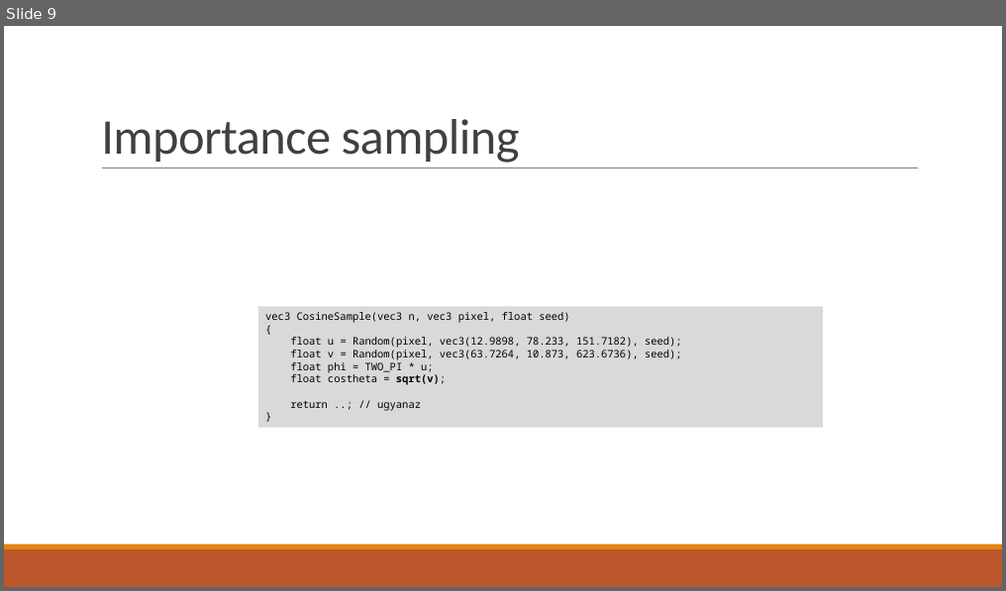
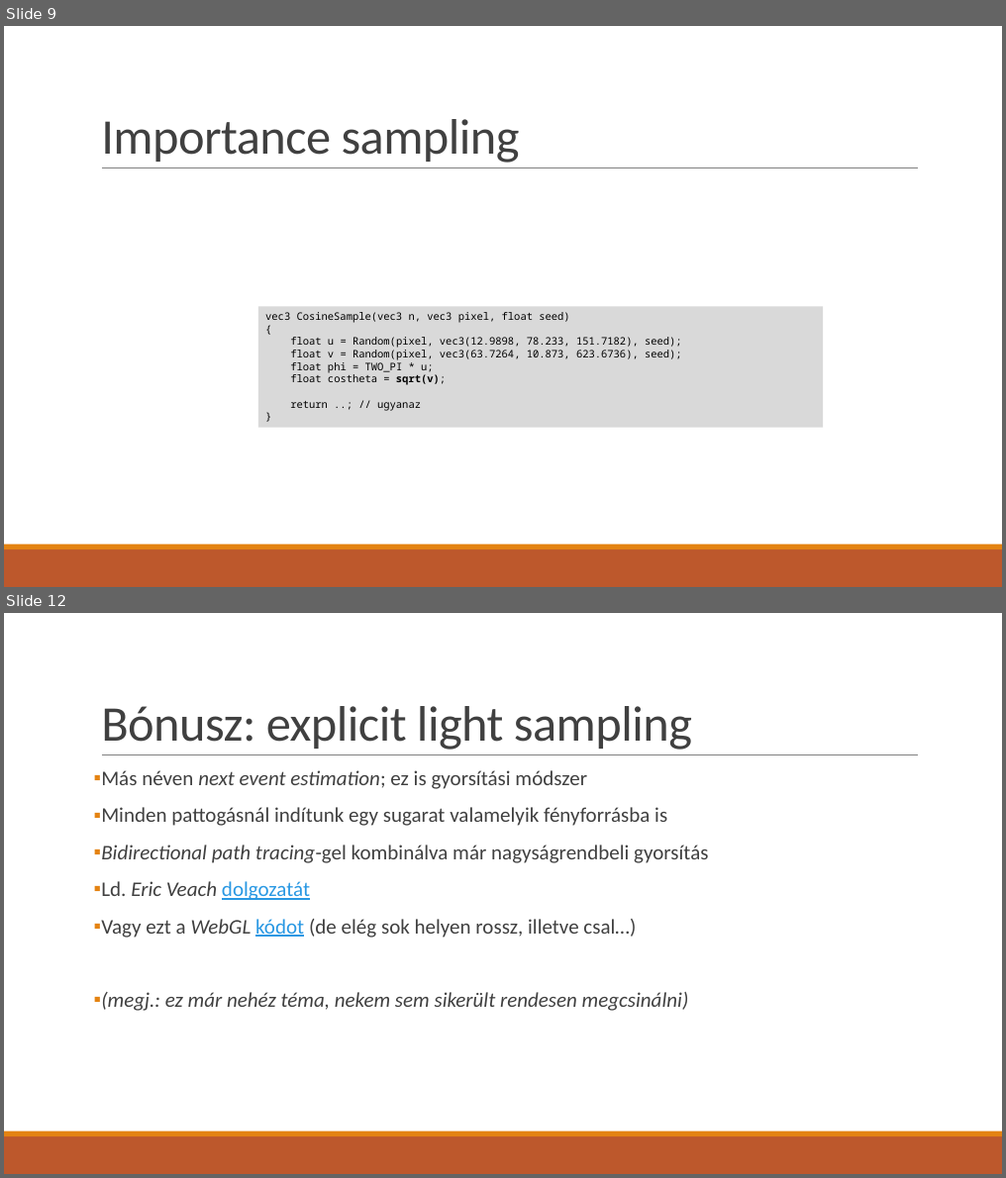
Before and after one commit to asylum2010/Asylum-s-ELTE-Exercises, a slide deck: PBR_EA_02.pptx. Shown one above the other, each under a label of ours: slide 9 before the commit, slides 9 and 12 after it; the slides between them are not shown. The pictures are 1006x591 and 1006x1178 pixels, drawn with LibreOffice and Linux fonts; fonts in the diff are those of the drawing; grey boxes stand for pictures. Boxes give left, top, right and bottom in pixels: in the first picture for what was removed or moved away, otherwise in the second. Text is boxed around its words. In the diff, an @@ line names an element or a change of style, - is before the commit and + after.

Commit message:
path tracing prez 4

```diff
--- a/PBR_EA_02.pptx
+++ b/PBR_EA_02.pptx
@@ slide 12 added at (4,613,1002,1174), background #FFFFFF; not listed: 3 template elements that a slide beside it also shows @@
@@ title added at (101,706,692,750), 48 pt, text #404040 @@
+Bónusz: explicit light sampling
@@ text added at (101,770,708,1011), 20 pt, text #404040 @@
+▪ Más néven next event estimation; ez is gyorsítási módszer
+▪ Minden pattogásnál indítunk egy sugarat valamelyik fényforrásba is
+▪ Bidirectional path tracing-gel kombinálva már nagyságrendbeli gyorsítás
+▪ Ld. Eric Veach dolgozatát
+▪ Vagy ezt a WebGL kódot (de elég sok helyen rossz, illetve csal…)
+▪ (megj.: ez már nehéz téma, nekem sem sikerült rendesen megcsinálni)
```
Also in this commit, not shown: 1 slide changed, 3 other slides added, 3 other files.
